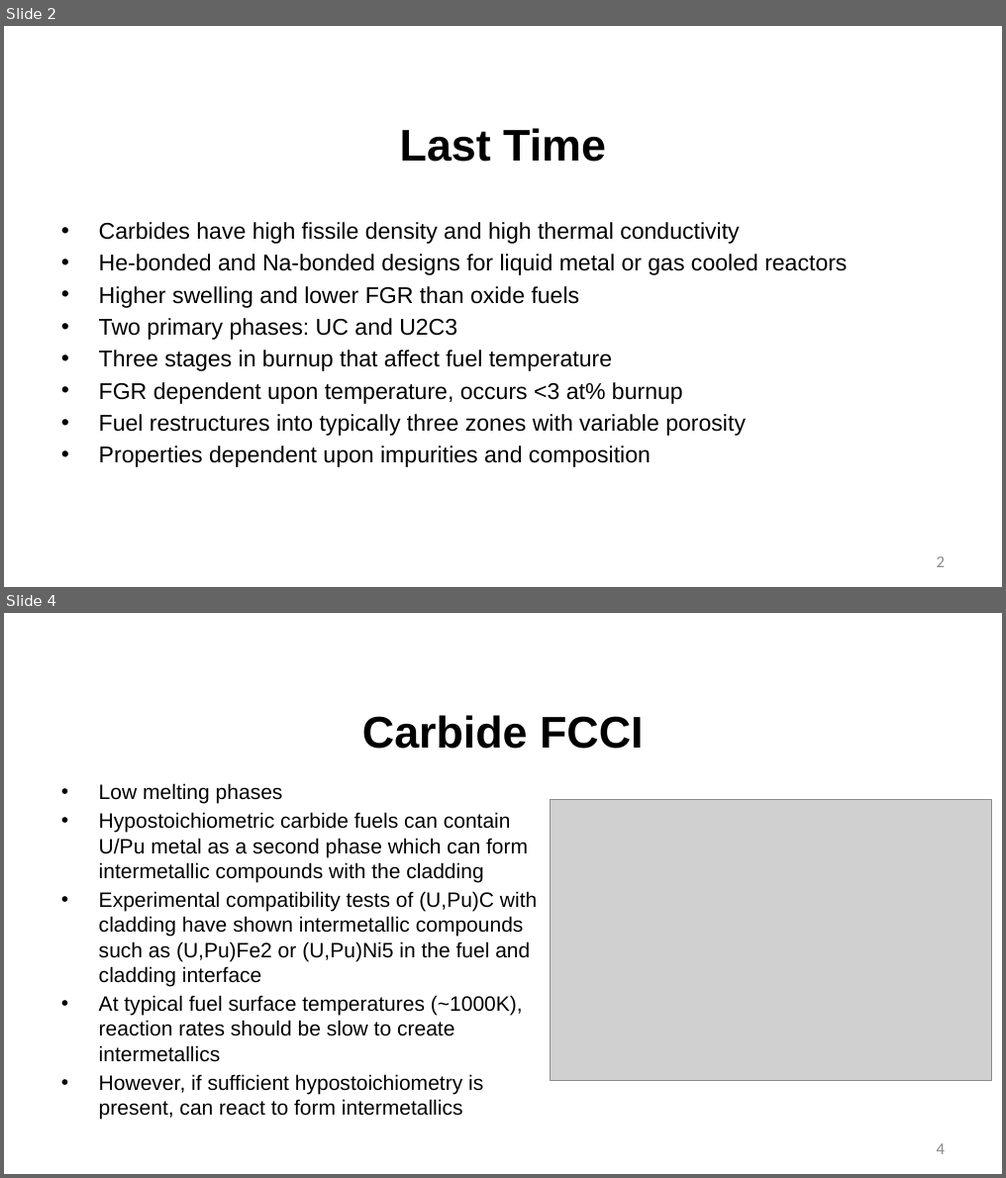
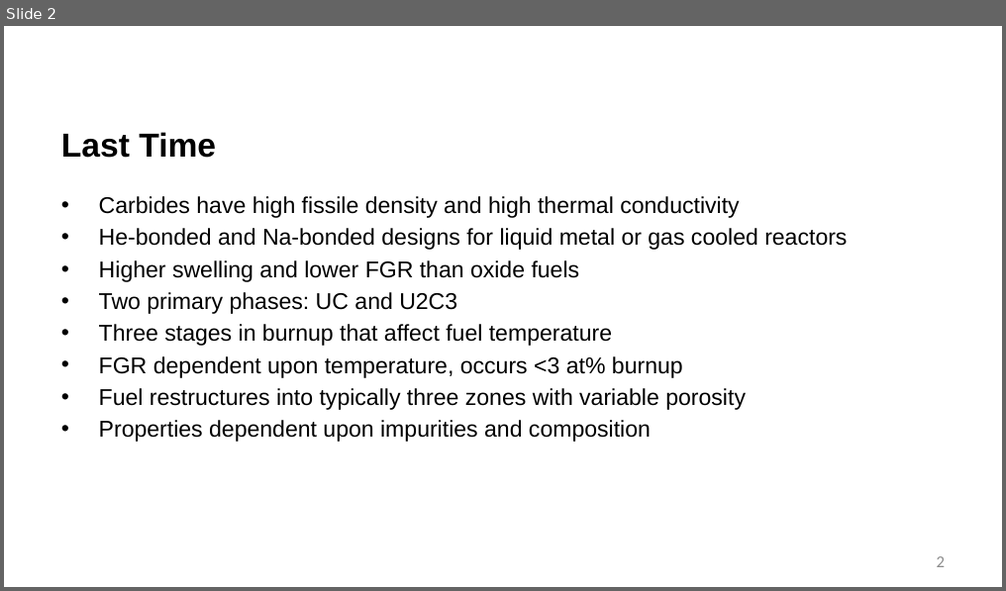
Before and after one commit to benbeeler/TEACHING, a slide deck: Advanced Reactor Materials/Fall2025/Lec16_carbide_nitride.pptx. Shown one above the other, each under a label of ours: slides 2 and 4 before the commit, slide 2 after it; the slides between them are not shown. The pictures are 1006x1178 and 1006x591 pixels, drawn with LibreOffice and Linux fonts; fonts in the diff are those of the drawing; grey boxes stand for pictures; background and template pictures are left out. Boxes give left, top, right and bottom in pixels: in the first picture for what was removed or moved away, otherwise in the second. Text is boxed around its words. In the diff, an @@ line names an element or a change of style, - is before the commit and + after.

```diff
--- a/Advanced Reactor Materials/Fall2025/Lec16_carbide_nitride.pptx
+++ b/Advanced Reactor Materials/Fall2025/Lec16_carbide_nitride.pptx
@@ slide 4 removed at (4, 613, 1002, 1174), background #FFFFFF @@
@@ title removed at (362, 715, 643, 749) @@
-Carbide FCCI
@@ text removed at (99, 783, 537, 1095) @@
-• Low melting phases
-• Hypostoichiometric carbide fuels can contain U/Pu metal as a second phase which can form intermetallic compounds with the cladding
-• Experimental compatibility tests of (U,Pu)C with cladding have shown intermetallic compounds such as (U,Pu)Fe2 or (U,Pu)Ni5 in the fuel and cladding interface
-• At typical fuel surface temperatures (~1000K), reaction rates should be slow to create intermetallics
-• However, if sufficient hypostoichiometry is present, can react to form intermetallics
@@ picture removed at (550, 799, 992, 1081) @@
@@ page number removed at (937, 1144, 944, 1155) @@
-4
@@ slide 2 changed as well @@
@@ title "Last Time" at (61, 132, 216, 158): size 42.7 to 32 pt; alignment centre to left @@
@@ text "Carbides have high fissile density ...": place and size @@
-text "Carbides have high fissile density ..." at (99, 222, 846, 468)
+text "Carbides have high fissile density ..." at (99, 196, 846, 442)
```
Also in this commit, not shown: 16 other slides changed, 14 other slides removed, 5 other files.
